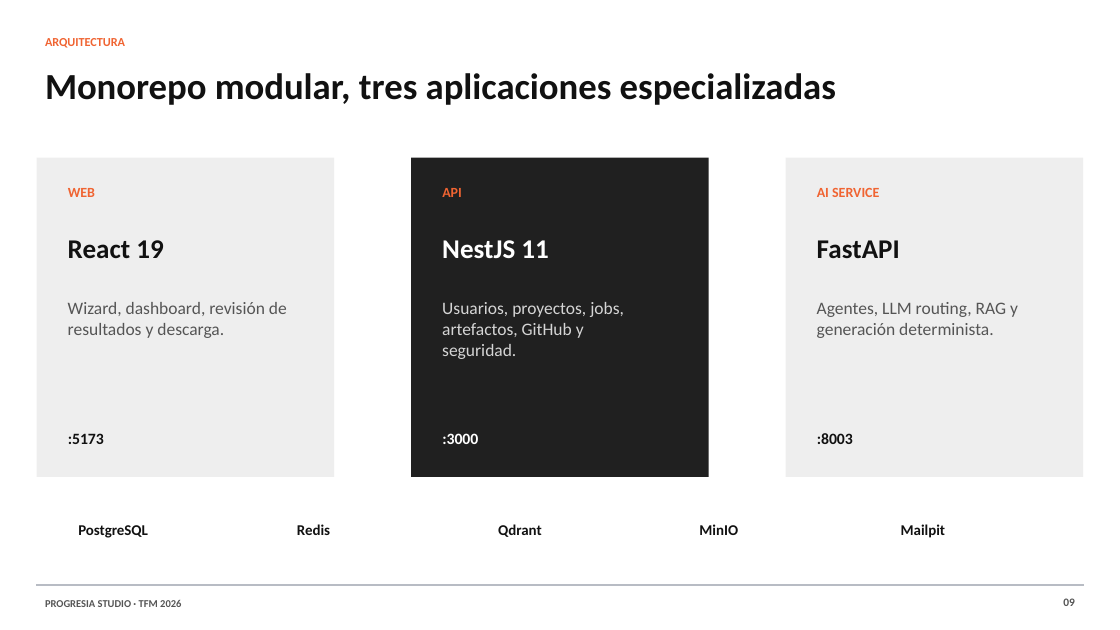
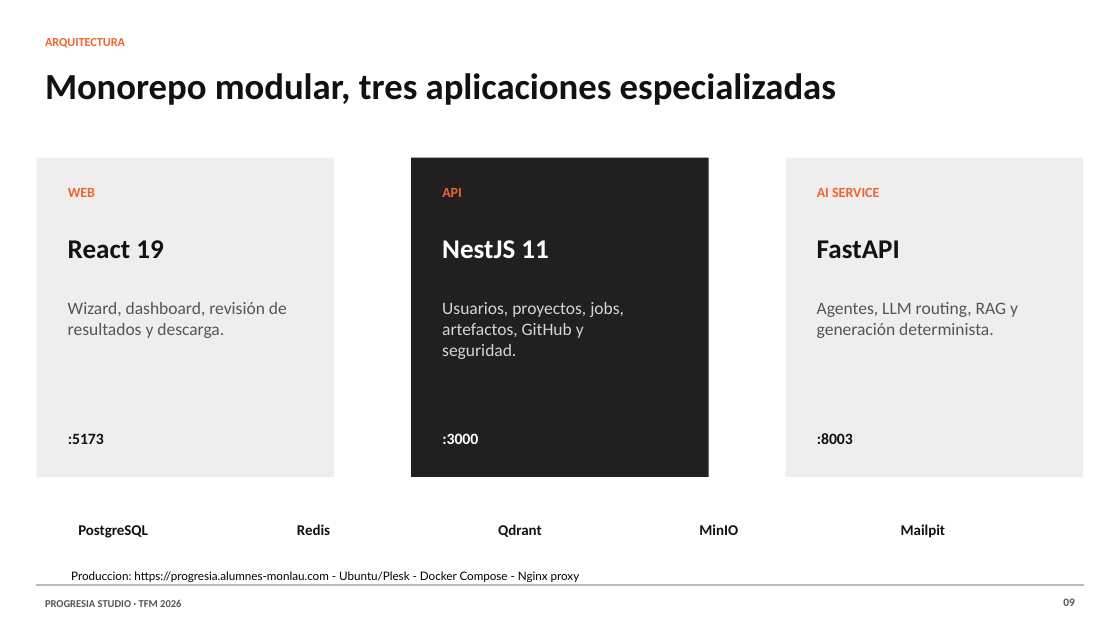
Before and after one commit to seurob/progresia, a slide deck: slide 9 of entrega-tfm/ProgresIA-Studio-TFM-final.pptx. Drawn at 1120x630 pixels with LibreOffice and Linux fonts; fonts in the diff are those of the drawing. Boxes give left, top, right and bottom in pixels: in the first picture for what was removed or moved away, otherwise in the second. Text is boxed around its words. In the diff, an @@ line names an element or a change of style, - is before the commit and + after.

```diff
--- a/entrega-tfm/ProgresIA-Studio-TFM-final.pptx
+++ b/entrega-tfm/ProgresIA-Studio-TFM-final.pptx
@@ text added at [71,571,580,582], 10 pt, text #000000 @@
+Produccion: https://progresia.alumnes-monlau.com - Ubuntu/Plesk - Docker Compose - Nginx proxy
```
Also in this commit, not shown: 4 other slides changed, 3 other files.
